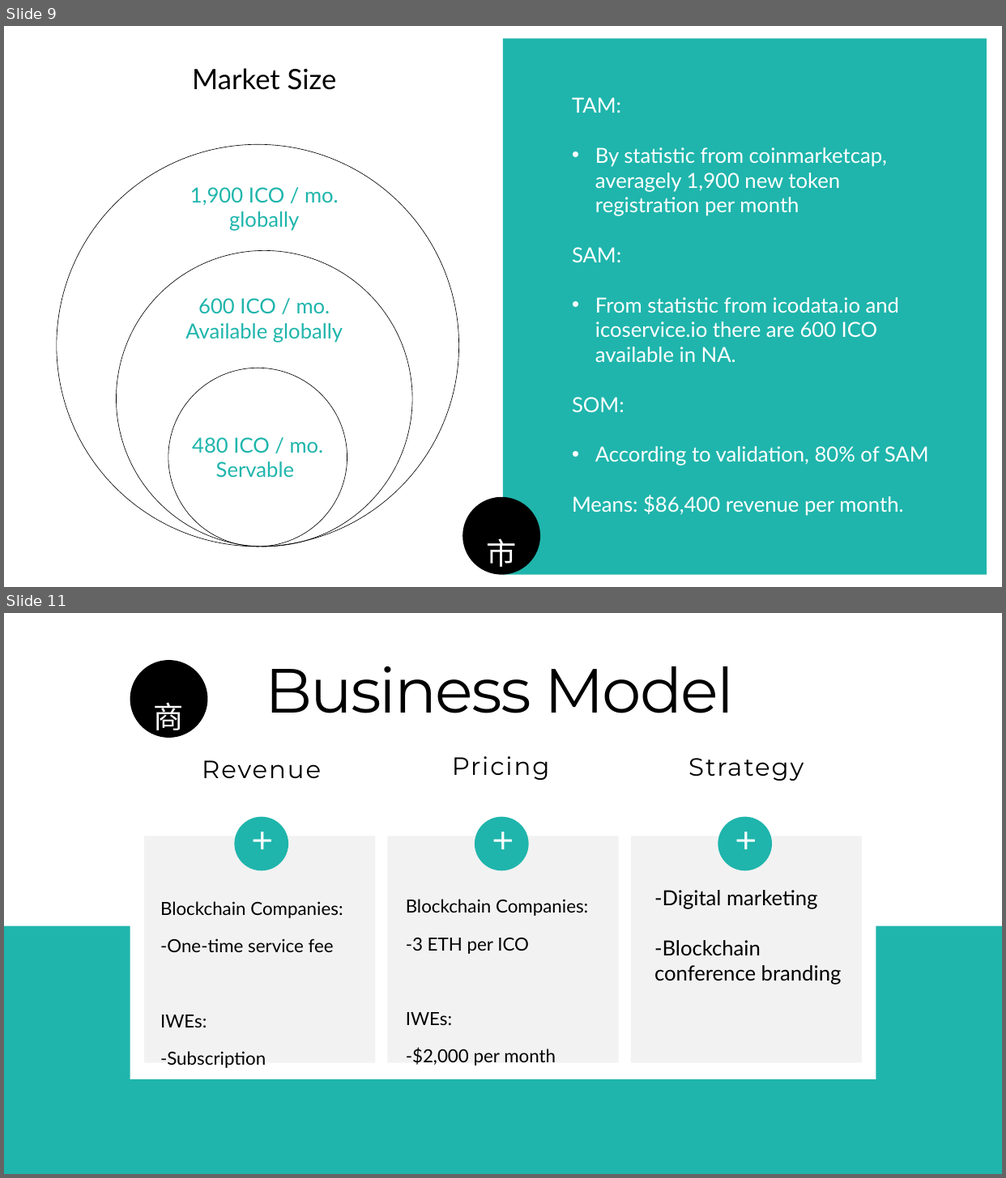
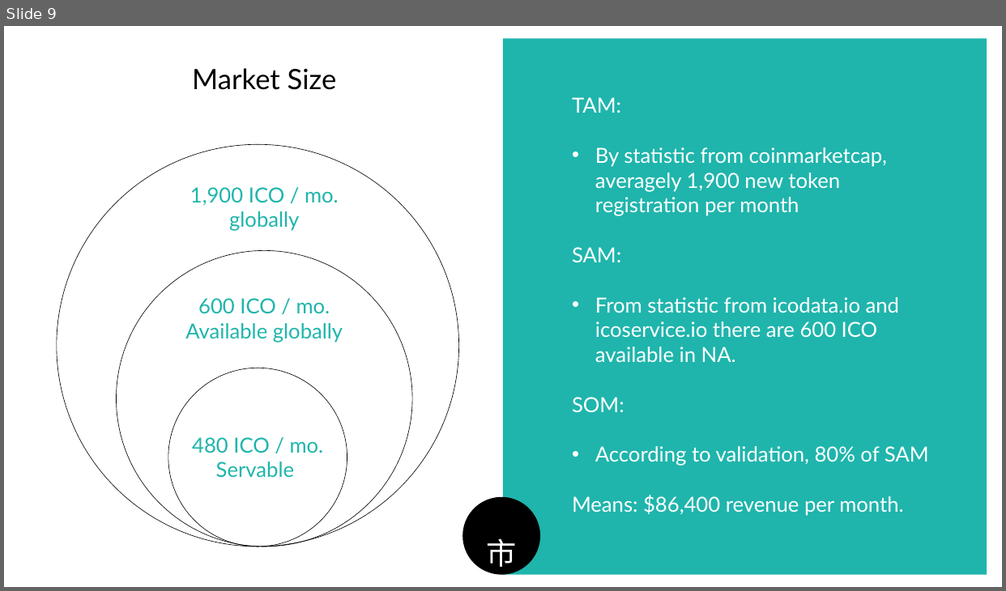
Before and after one commit to alleymist/listtoken.io, a slide deck: ListTokenBP.pptx. Shown one above the other, each under a label of ours: slides 9 and 11 before the commit, slide 9 after it; the slides between them are not shown. The pictures are 1006x1178 and 1006x591 pixels, drawn with LibreOffice and Linux fonts; fonts in the diff are those of the drawing. Boxes give left, top, right and bottom in pixels: in the first picture for what was removed or moved away, otherwise in the second. Text is boxed around its words. In the diff, an @@ line names an element or a change of style, - is before the commit and + after.

```diff
--- a/ListTokenBP.pptx
+++ b/ListTokenBP.pptx
@@ slide 11 removed at (4, 613, 1002, 1174), background #FFFFFF @@
@@ ellipse removed at (130, 660, 207, 738) @@
@@ text removed at (265, 666, 734, 713) @@
-Business Model
@@ text removed at (154, 702, 184, 736) @@
-商
@@ text removed at (452, 756, 550, 780) @@
-Pricing
@@ text removed at (688, 758, 803, 781) @@
-Strategy
@@ text removed at (202, 760, 321, 778) @@
-Revenue
@@ ellipse removed at (234, 817, 288, 871) @@
@@ text removed at (247, 812, 306, 867) @@
-+
@@ ellipse removed at (475, 817, 528, 871) @@
@@ text removed at (488, 812, 547, 867) @@
-+
@@ ellipse removed at (718, 817, 772, 871) @@
@@ text removed at (731, 812, 790, 867) @@
-+
@@ rectangle removed at (130, 852, 876, 1080) @@
@@ rectangle removed at (144, 836, 375, 1063) @@
@@ rectangle removed at (388, 836, 619, 1063) @@
@@ rectangle removed at (631, 836, 862, 1063) @@
@@ text removed at (160, 901, 343, 1068) @@
-Blockchain Companies:
--One-time service fee
-IWEs:
--Subscription
@@ text removed at (406, 899, 588, 1066) @@
-Blockchain Companies:
--3 ETH per ICO
-IWEs:
--$2,000 per month
@@ text removed at (654, 890, 842, 985) @@
--Digital marketing
--Blockchain conference branding
@@ rectangle removed at (4, 926, 1002, 1174) @@
```
Also in this commit, not shown: 2 slides changed, 1 slide added, 7 other slides removed, 1 other file.
